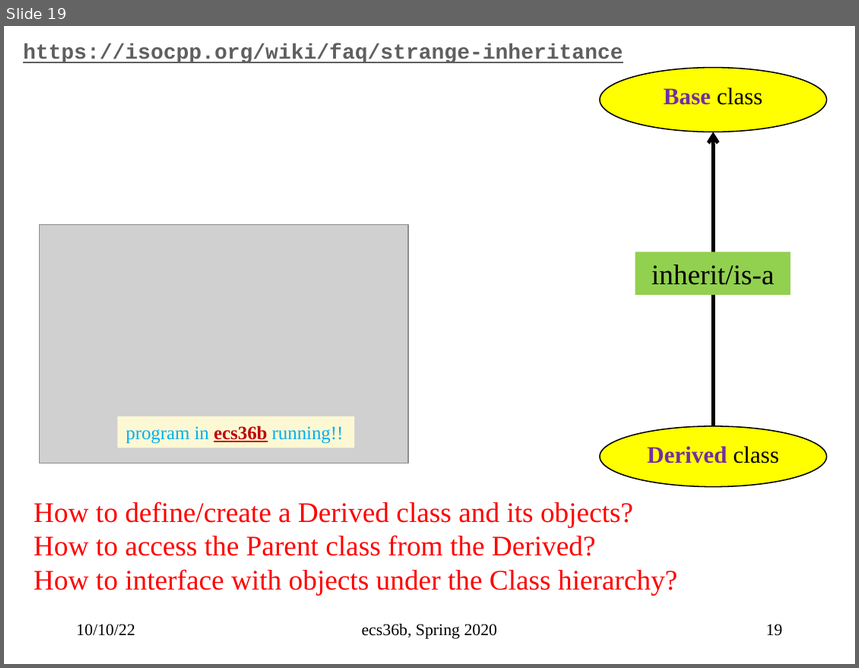
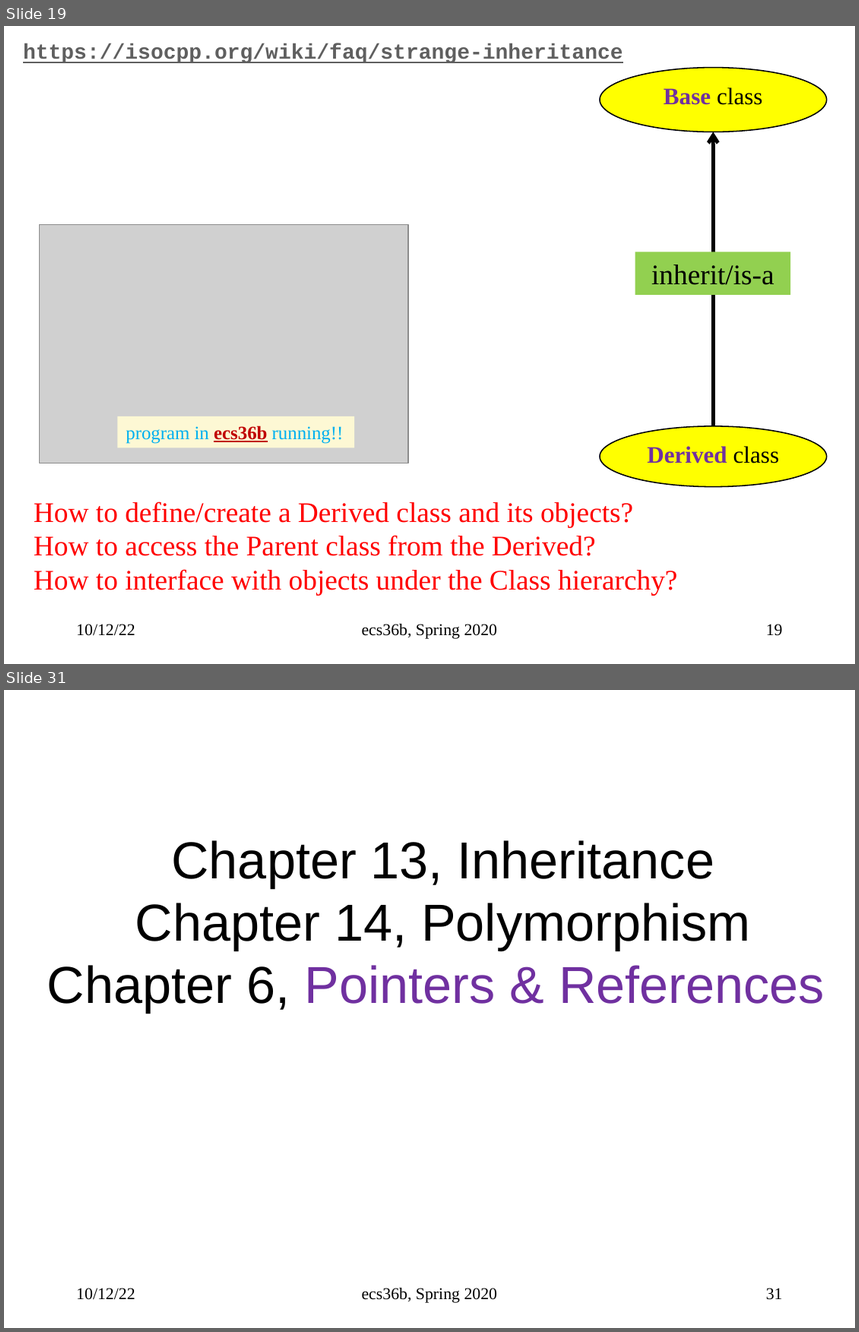
Before and after one commit to sfelixwu/ecs36b_slides, a slide deck: ecs36b_f2022_L004.pptx. Shown one above the other, each under a label of ours: slide 19 before the commit, slides 19 and 31 after it; the slides between them are not shown. The pictures are 859x668 and 859x1332 pixels, drawn with LibreOffice and Linux fonts; fonts in the diff are those of the drawing; grey boxes stand for pictures. Boxes give left, top, right and bottom in pixels: in the first picture for what was removed or moved away, otherwise in the second. Text is boxed around its words. In the diff, an @@ line names an element or a change of style, - is before the commit and + after.

```diff
--- a/ecs36b_f2022_L004.pptx
+++ b/ecs36b_f2022_L004.pptx
@@ slide 31 added at [4, 690, 855, 1328], background #FFFFFF @@
@@ text added at [47, 840, 825, 1013], 44 pt, text #000000 @@
+Chapter 13, Inheritance
+Chapter 14, Polymorphism
+Chapter 6, Pointers & References
@@ text added at [76, 1288, 135, 1300], 14 pt, text #000000 @@
+10/12/22
@@ text added at [362, 1288, 498, 1303], 14 pt, text #000000 @@
+ecs36b, Spring 2020
@@ page number added at [766, 1288, 783, 1300], 14 pt, text #000000 @@
+31
@@ slide 19 changed as well @@
@@ text at [76, 624, 135, 636]: text changed @@
-10/10/22
+10/12/22
```
Also in this commit, not shown: 16 other slides changed, 50 other slides added.
